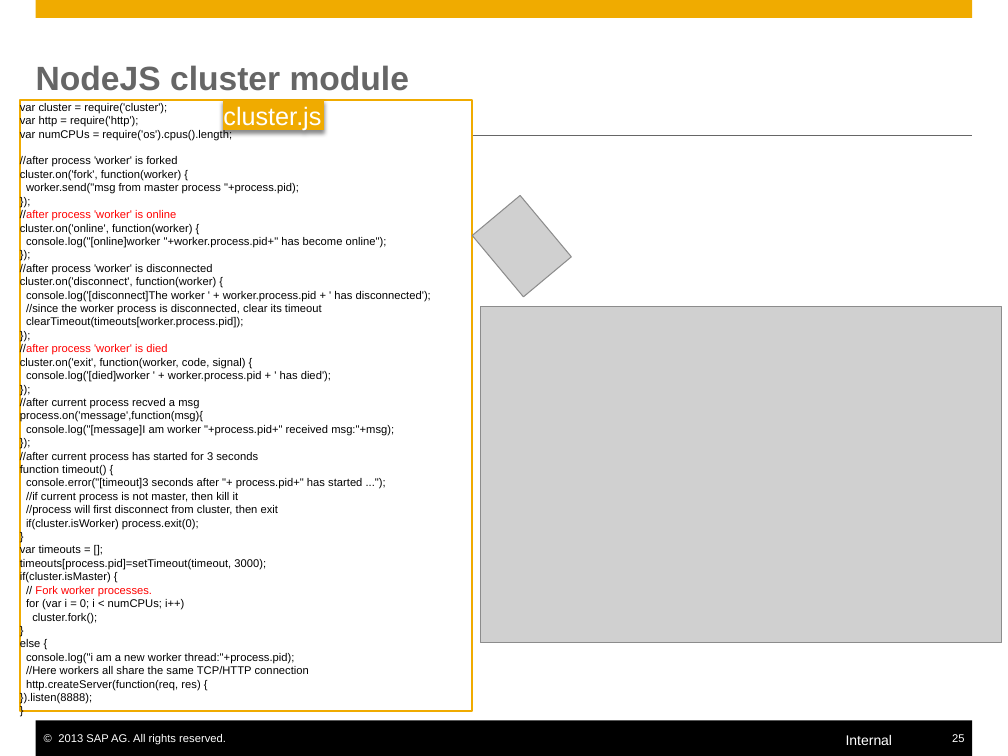
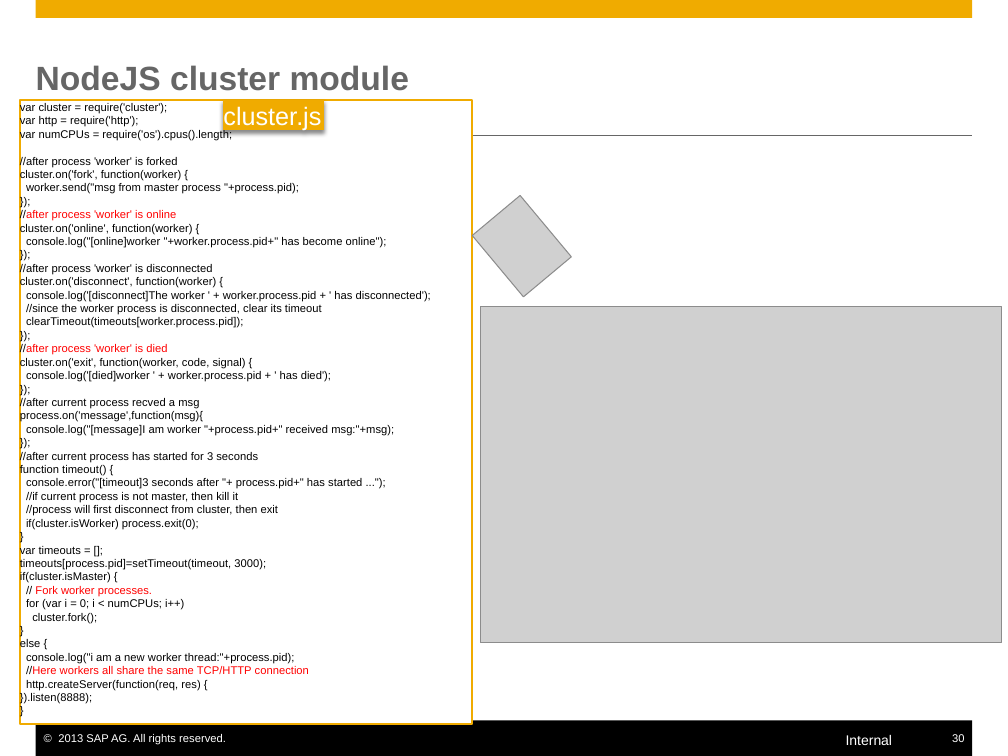
Before and after one commit to yjhcjykwbk-jlsec/mynodejs, a slide deck: slide 30 of nodejs.pptx (slide 25 before the commit). Drawn at 1008x756 pixels with LibreOffice and Linux fonts; fonts in the diff are those of the drawing; grey boxes stand for pictures. Boxes give left, top, right and bottom in pixels: in the first picture for what was removed or moved away, otherwise in the second. Text is boxed around its words. In the diff, an @@ line names an element or a change of style, - is before the commit and + after.

```diff
--- a/nodejs.pptx
+++ b/nodejs.pptx
@@ rectangle "var cluster = require('cluster');": place and size @@
-rectangle "var cluster = require('cluster');" at bbox=[20, 100, 473, 711]
+rectangle "var cluster = require('cluster');" at bbox=[20, 100, 473, 724]
@@ text in rectangle at bbox=[26, 666, 309, 674]: text colour #000000 to #FF0000 in "//Here workers all share the same TCP/HTTP ..." @@
@@ page number at bbox=[952, 734, 964, 742]: text changed @@
-25
+30
```
Also in this commit, not shown: 19 other slides changed, 7 slides added.
